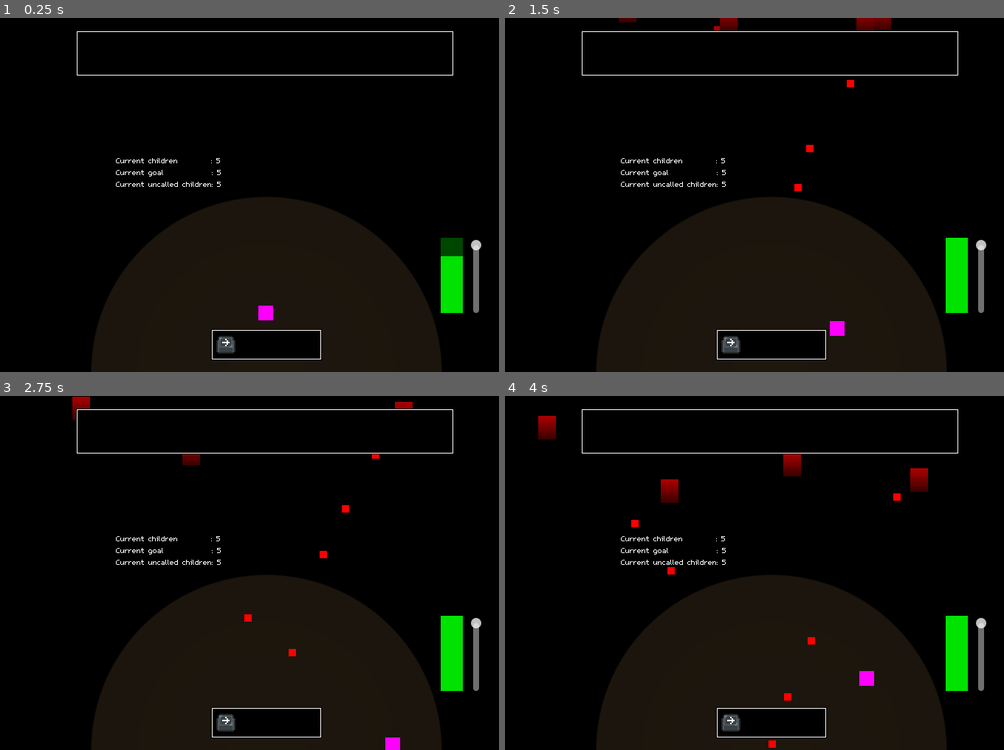
Above: before the commit, frames 1-4 (two rows, left to right).
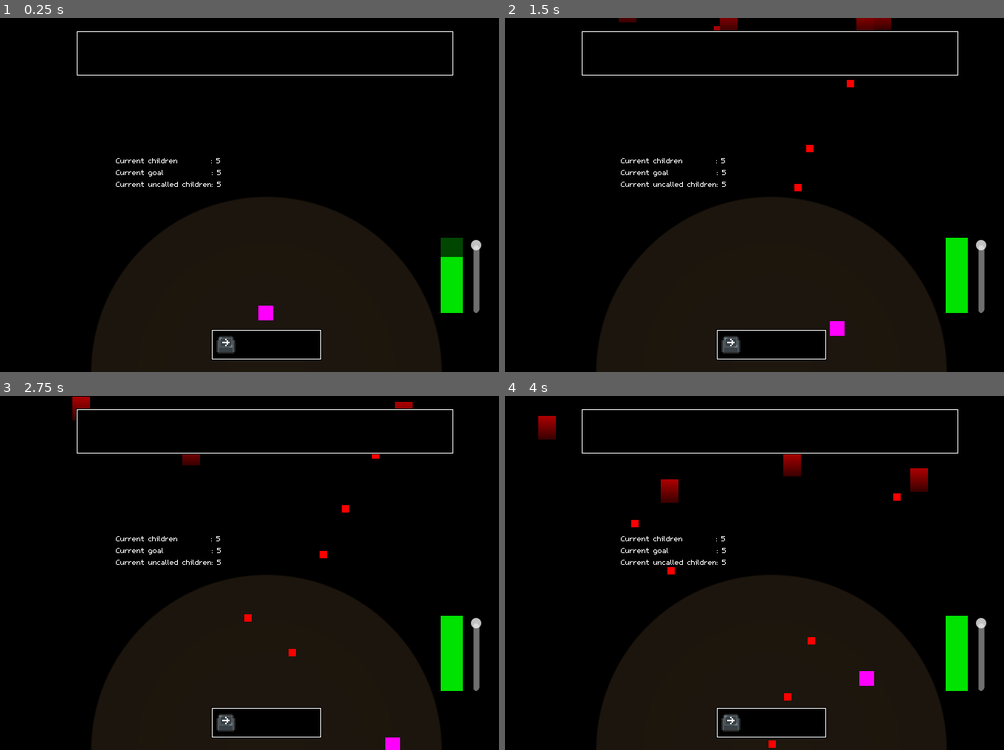
Above: after the commit, the same moments.

Repository: InRe-Dan/MiniJameGam34
Game: Godot game, scene res://Main/main.tscn
The game is run twice, just before and just after one commit, with the same random seed, the same clock (stepped at 60 frames per second) and the same inputs.
Inputs:
- Up to frame 1 (0.25 s): no input
- Up to frame 2 (1.5 s): tap Enter at 0.5 s; hold D (move_right) 0.53-1.28 s; hold S (move_down) from 1.28 s (still down)
- Up to frame 3 (2.75 s): release S (move_down) at 2.03 s; hold D (move_right) from 2.03 s (still down)
- Up to frame 4 (4 s): release D (move_right) at 2.78 s; hold W (move_up) 2.78-3.53 s; hold A (move_left) from 3.53 s (still down)

The runs differ from the first frame. In frame 1, less than 0.1% of the frame differs, in the area x 88-97%, y 65-84%; in frame 2, less than 0.1%; in frame 3, less than 0.1%; in frame 4, less than 0.1%.

Commit message:
Pixel art project settings

Diff:
--- a/project.godot
+++ b/project.godot
@@ -24,7 +24,8 @@
 window/size/viewport_width=720
 window/size/viewport_height=480
 window/size/mode=2
-window/stretch/mode="canvas_items"
+window/stretch/mode="viewport"
+window/stretch/scale_mode="integer"
 window/vsync/vsync_mode=0
 
 [dotnet]
@@ -109,3 +110,5 @@
 [rendering]
 
 textures/canvas_textures/default_texture_filter=0
+2d/snap/snap_2d_transforms_to_pixel=true
+2d/snap/snap_2d_vertices_to_pixel=true
